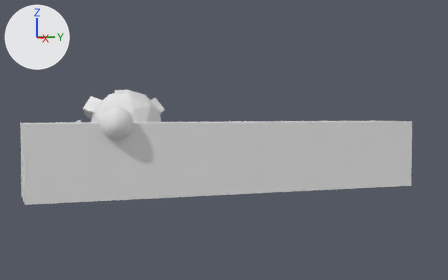
The Blender file July27 snaps.blend, before and after one commit.
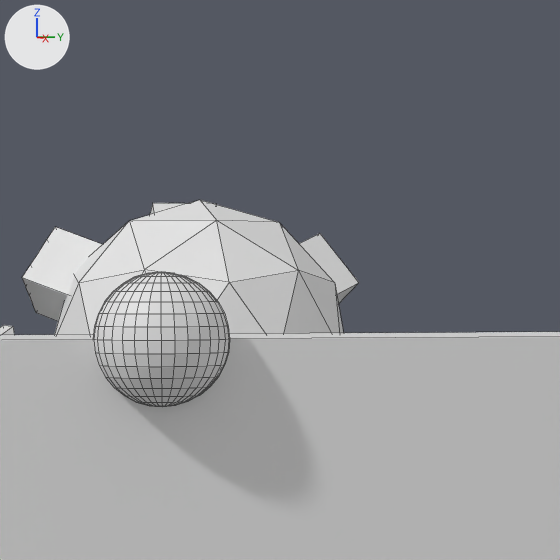
Each version appears first whole from a 50 mm camera at (62.1, -15.2, 3.1) aimed at (5.3, 6.0, 0.3), and next in a close-up on the part from 17% to 48% of the width and 15% to 63% of the height. Every picture has the same lights, and +X, +Y and +Z are marked at upper left. The close-ups show mesh edges as thin lines.
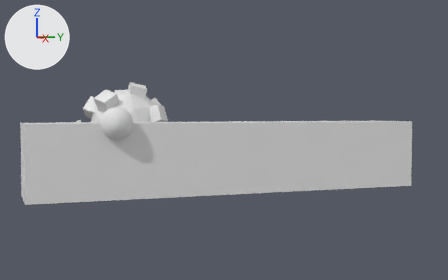
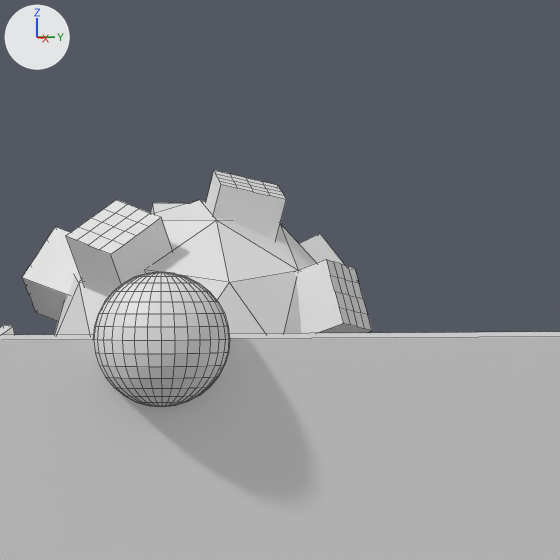
What differs and where, as boxes (x1, y1, x2, y2) in the close-ups (560 x 560 px):
'Cube.010', added: after (66, 200, 172, 297)
'Cube.008', added: after (295, 259, 372, 333)
'Cube.009', added: after (206, 170, 286, 241)

The change, as a diff of the scene's bpy script:
```diff
--- a/July27 snaps.blend.py
+++ b/July27 snaps.blend.py
@@ ob_cube_010 @@
+ob_cube_010 = bpy.data.objects.new('Cube.010', me_cube_009.copy())  # the mesh of ob_cube_007
+ob_cube_010.location = (-12.51, -2.24, 4.14)
+ob_cube_010.rotation_euler = (0.597, 0.281, 0.555)  # degrees (34, 16, 32)
@@ ob_cube_009 @@
+ob_cube_009 = bpy.data.objects.new('Cube.009', me_cube_009.copy())  # the mesh of ob_cube_007
+ob_cube_009.location = (-13.9, 1.57, 5.32)
+ob_cube_009.rotation_euler = (-0.222, 0.256, -0.0998)  # degrees (-13, 15, -5.7)
@@ ob_cube_008 @@
+ob_cube_008 = bpy.data.objects.new('Cube.008', me_cube_009.copy())  # the mesh of ob_cube_007
+ob_cube_008.location = (-12.2, 3.55, 2.62)
+ob_cube_008.rotation_euler = (-1.231, -0.124, -0.698)  # degrees (-71, -7.1, -40)
```
